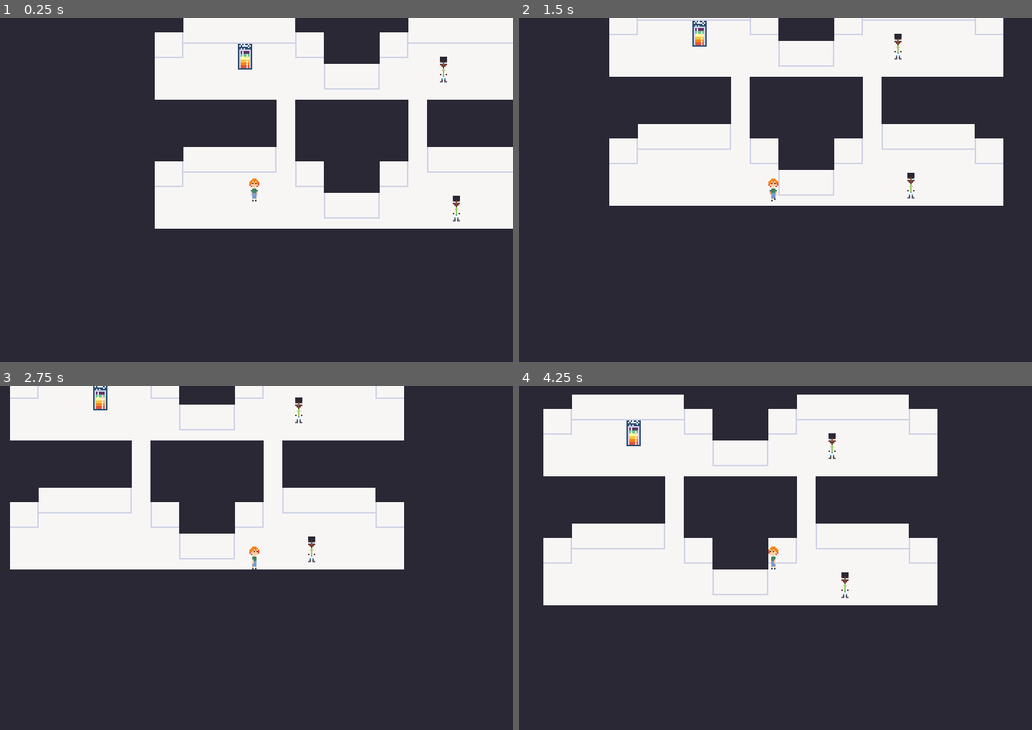
Above: before the commit, frames 1-4 (two rows, left to right).
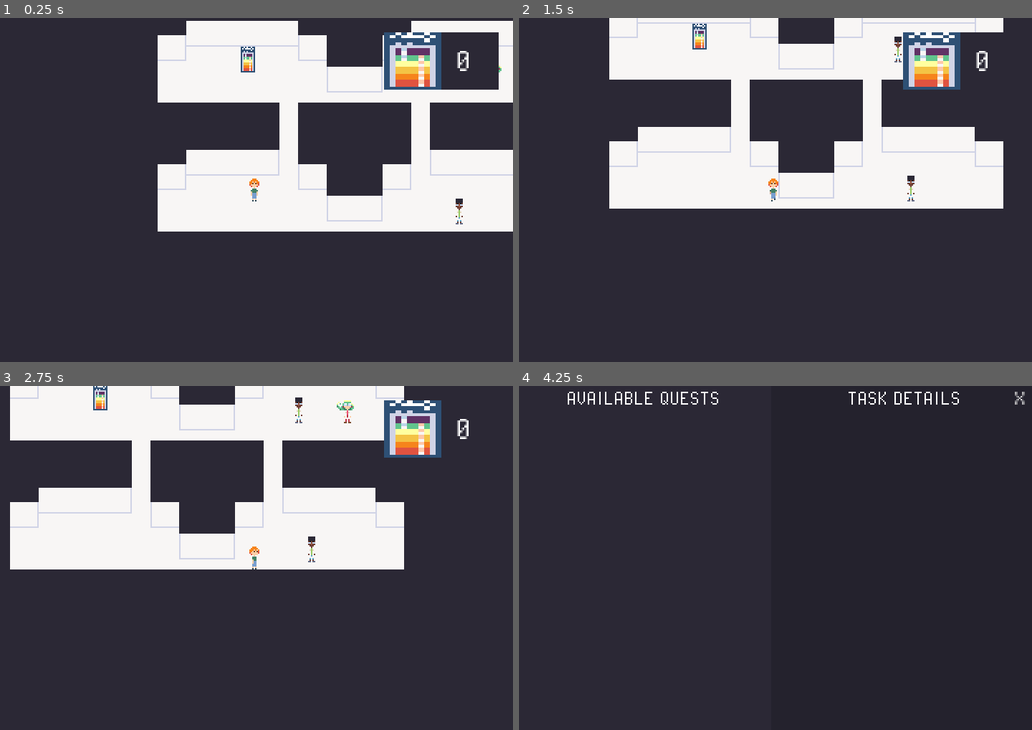
Above: after the commit, the same moments.

Repository: m-msyk/godot_test_projects
Game: Godot game, scene res://scenes/f1.tscn
Two runs of this game, one before a commit and one after it. Both use one fixed random seed, a clock stepped at 60 frames per second and the inputs below.
Inputs:
- Up to frame 1 (0.25 s): no input
- Up to frame 2 (1.5 s): tap Enter at 0.5 s; hold D (right) 0.53-1.28 s; hold E (ui_interact) 0.53-1.28 s; hold S (down) from 1.28 s (still down); tap E (ui_interact) at 1.35 s
- Up to frame 3 (2.75 s): tap Space at 2 s; release S (down) at 2.03 s; hold D (right) from 2.03 s (still down); hold E (ui_interact) from 2.03 s (still down)
- Up to frame 4 (4.25 s): release D (right) at 2.78 s; release E (ui_interact) at 2.78 s; hold W (up) 2.78-3.53 s; tap E (ui_interact) at 2.85 s; tap Enter at 3.5 s; hold A (left) from 3.53 s (still down); hold E (ui_interact) from 3.53 s (still down); tap Q (ui_quest_menu, bound only after the commit) at 4.15 s

The runs differ from the first frame. In frame 1, 8.1% of the frame differs, in the area x 30-100%, y 0-63%; in frame 2, 5.9%; in frame 3, 2.0%; in frame 4, 33%, in the area x 4-99%, y 1-64%.

Commit message:
quest dialogue complete

Diff:
--- a/260208-cc/project.godot
+++ b/260208-cc/project.godot
@@ -54,6 +54,11 @@
 "events": [Object(InputEventKey,"resource_local_to_scene":false,"resource_name":"","device":-1,"window_id":0,"alt_press …(192 unchanged characters)…
 ]
 }
+ui_quest_menu={
+"deadzone": 0.2,
+"events": [Object(InputEventKey,"resource_local_to_scene":false,"resource_name":"","device":-1,"window_id":0,"alt_pressed":false,"shift_pressed":false,"ctrl_pressed":false,"meta_pressed":false,"pressed":false,"keycode":0,"physical_keycode":81,"key_label":0,"unicode":113,"location":0,"echo":false,"script":null)
+]
+}
 
 [physics]
 
--- a/260208-cc/resources/quests/quests.gd
+++ b/260208-cc/resources/quests/quests.gd
@@ -6,6 +6,7 @@
 
 @export var quest_id: String
 @export var quest_name: String
+@export var quest_description: String
 @export var state: String = "not_started"
 @export var unlock_id: String
 @export var objectives: Array[Objectives] = []
--- a/260208-cc/scenes/f1.tscn
+++ b/260208-cc/scenes/f1.tscn
@@ -2,9 +2,71 @@
 
 [ext_resource type="PackedScene" uid="uid://w8e61707f30u" path="res://scenes/player.tscn" id="1_anvyr"]
 [ext_resource type="Texture2D" uid="uid://c3wsjhhyipwr3" path="res://images/sample_room.png" id="2_3yxhr"]
+[ext_resource type="Script" uid="uid://b7ruwq0ua0fxy" path="res://resources/quests/quests.gd" id="3_5j50b"]
 [ext_resource type="PackedScene" uid="uid://cjiaxn4wt7a0c" path="res://scenes/npc.tscn" id="3_npr0n"]
+[ext_resource type="Script" uid="uid://b846ydm8dqpfe" path="res://resources/quests/objectives.gd" id="4_6fqsl"]
 [ext_resource type="PackedScene" uid="uid://bqou2j8yajan4" path="res://scenes/quest_item.tscn" id="4_aenxq"]
-[ext_resource type="Texture2D" uid="uid://cvwxgwpug1aq5" path="res://images/wall_elevatorposter.png" id="4_cibrc"]
+[ext_resource type="Script" uid="uid://bpyrfh7b0y76i" path="res://resources/quests/rewards.gd" id="5_wkq6p"]
+[ext_resource type="Script" uid="uid://cj7jp1h00twxs" path="res://scripts/quests/quest_item.gd" id="8_wkq6p"]
+[ext_resource type="Texture2D" uid="uid://cvwxgwpug1aq5" path="res://images/wall_elevatorposter.png" id="9_vadke"]
+[ext_resource type="Texture2D" uid="uid://dcplaexf4ip7y" path="res://images/researcher_02_idle_down.png" id="10_wkq6p"]
+
+[sub_resource type="Resource" id="Resource_vadke"]
+script = ExtResource("4_6fqsl")
+id = "npc_talk_01"
+description = "Talk to Will"
+target_id = "npc_2"
+target_type = "talk_to"
+objective_dialogue = "Oh hey man"
+metadata/_custom_type_script = "uid://b846ydm8dqpfe"
+
+[sub_resource type="Resource" id="Resource_2k25a"]
+script = ExtResource("4_6fqsl")
+id = "obj_collect_01"
+description = "Collect chili recipe"
+target_id = "item_regular"
+target_type = "collection"
+required_quantity = 5
+metadata/_custom_type_script = "uid://b846ydm8dqpfe"
+
+[sub_resource type="Resource" id="Resource_pcb5c"]
+script = ExtResource("5_wkq6p")
+reward_type = "signatures"
+metadata/_custom_type_script = "uid://bpyrfh7b0y76i"
+
+[sub_resource type="Resource" id="Resource_irvuv"]
+script = ExtResource("3_5j50b")
+quest_id = "npc_quest_01"
+quest_name = "Chili Dog"
+quest_description = "Ask Will about his imfamous chili recipe"
+unlock_id = "npc_1_1"
+objectives = Array[ExtResource("4_6fqsl")]([SubResource("Resource_vadke"), SubResource("Resource_2k25a")])
+rewards = Array[ExtResource("5_wkq6p")]([SubResource("Resource_pcb5c")])
+metadata/_custom_type_script = "uid://b7ruwq0ua0fxy"
+
+[sub_resource type="Resource" id="Resource_txd38"]
+script = ExtResource("4_6fqsl")
+id = "talk_npc_1"
+description = "Talk to Cole"
+target_id = "npc_1"
+target_type = "talk_to"
+objective_dialogue = "Brother my code is cooked. Thanks for asking though."
+metadata/_custom_type_script = "uid://b846ydm8dqpfe"
+
+[sub_resource type="Resource" id="Resource_r7owp"]
+script = ExtResource("5_wkq6p")
+reward_type = "signatures"
+metadata/_custom_type_script = "uid://bpyrfh7b0y76i"
+
+[sub_resource type="Resource" id="Resource_c07ig"]
+script = ExtResource("3_5j50b")
+quest_id = "npc_2_quest_01"
+quest_name = "Cole's Code"
+quest_description = "Ask Cole about his code"
+unlock_id = "npc_default"
+objectives = Array[ExtResource("4_6fqsl")]([SubResource("Resource_txd38")])
+rewards = Array[ExtResource("5_wkq6p")]([SubResource("Resource_r7owp")])
+metadata/_custom_type_script = "uid://b7ruwq0ua0fxy"
 
 [node name="F1" type="Node2D" unique_id=1996609949]
 
@@ -22,8 +84,7 @@
 metadata/_edit_lock_ = true
 
 [node name="Player" parent="." unique_id=64452286 instance=ExtResource("1_anvyr")]
-y_sort_enabled = true
-position = Vector2(112, 166)
+position = Vector2(110, 164)
 
 [node name="RoomBounds" type="StaticBody2D" parent="." unique_id=147479619]
 metadata/_edit_lock_ = true
@@ -62,18 +123,27 @@
 color = Color(0.16862746, 0.15686275, 0.20784314, 1)
 metadata/_edit_lock_ = true
 
-[node name="QuestItem" parent="." unique_id=915489349 instance=ExtResource("4_aenxq")]
-position = Vector2(105, 73)
-id = "elevator_poster"
-item_icon = ExtResource("4_cibrc")
-
 [node name="NPC" parent="." unique_id=1021928318 instance=ExtResource("3_npr0n")]
 y_sort_enabled = true
 position = Vector2(244, 83)
 npc_id = "npc_1"
+npc_name = "Cole"
+quests = Array[ExtResource("3_5j50b")]([SubResource("Resource_irvuv")])
 
 [node name="NPC2" parent="." unique_id=65796493 instance=ExtResource("3_npr0n")]
 y_sort_enabled = true
 position = Vector2(253, 180)
 npc_id = "npc_2"
-npc_name = "Cole"
+quests = Array[ExtResource("3_5j50b")]([SubResource("Resource_c07ig")])
+
+[node name="QuestItem" parent="." unique_id=915489349 instance=ExtResource("4_aenxq")]
+position = Vector2(105, 73)
+script = ExtResource("8_wkq6p")
+item_id = "item_regular"
+item_quantity = 5
+item_icon = ExtResource("9_vadke")
+
+[node name="QuestItem2" parent="." unique_id=1406194358 instance=ExtResource("4_aenxq")]
+position = Vector2(276, 83)
+script = ExtResource("8_wkq6p")
+item_icon = ExtResource("10_wkq6p")
--- a/260208-cc/scenes/player.tscn
+++ b/260208-cc/scenes/player.tscn
@@ -312,8 +312,7 @@
 
 [node name="HUD" type="CanvasLayer" parent="." unique_id=233993740]
 
-[node name="Coins" type="ColorRect" parent="HUD" unique_id=333622955]
-visible = false
+[node name="Signatures" type="ColorRect" parent="HUD" unique_id=333622955]
 anchors_preset = 1
 anchor_left = 1.0
 anchor_right = 1.0
@@ -324,13 +323,13 @@
 grow_horizontal = 0
 color = Color(0.16862746, 0.15686275, 0.20784314, 1)
 
-[node name="Icon" type="TextureRect" parent="HUD/Coins" unique_id=635344004]
+[node name="Icon" type="TextureRect" parent="HUD/Signatures" unique_id=635344004]
 layout_mode = 1
 offset_right = 40.0
 offset_bottom = 40.0
 texture = ExtResource("3_dqkch")
 
-[node name="Amount" type="Label" parent="HUD/Coins" unique_id=651919684]
+[node name="Amount" type="Label" parent="HUD/Signatures" unique_id=651919684]
 layout_mode = 1
 anchors_preset = 6
 anchor_left = 1.0
@@ -348,7 +347,6 @@
 vertical_alignment = 1
 
 [node name="QuestTracker" type="ColorRect" parent="HUD" unique_id=429139602]
-visible = false
 offset_left = 10.0
 offset_top = 10.0
 offset_right = 110.0
--- a/260208-cc/scenes/quest_item.tscn
+++ b/260208-cc/scenes/quest_item.tscn
@@ -1,11 +1,8 @@
 [gd_scene format=3 uid="uid://bqou2j8yajan4"]
-
-[ext_resource type="Script" uid="uid://cj7jp1h00twxs" path="res://scripts/quests/quest_item.gd" id="1_5hayv"]
 
 [sub_resource type="CircleShape2D" id="CircleShape2D_p7op5"]
 
-[node name="QuestItem" type="Area2D" unique_id=915489349 groups=["item"]]
-script = ExtResource("1_5hayv")
+[node name="QuestItem" type="Area2D" unique_id=840771288 groups=["item"]]
 
 [node name="CollisionShape2D" type="CollisionShape2D" parent="." unique_id=1311645137]
 shape = SubResource("CircleShape2D_p7op5")
--- a/260208-cc/scenes/quests/quest_ui.tscn
+++ b/260208-cc/scenes/quests/quest_ui.tscn
@@ -111,7 +111,7 @@
 [node name="QuestRewards" type="VBoxContainer" parent="CanvasLayer/Panel/Contents/Details/QuestDetails" unique_id=1106513944]
 layout_mode = 2
 
-[node name="Close" type="Button" parent="CanvasLayer/Panel" unique_id=158377006]
+[node name="CloseButton" type="Button" parent="CanvasLayer/Panel" unique_id=158377006]
 layout_mode = 1
 anchors_preset = 1
 anchor_left = 1.0
@@ -124,3 +124,5 @@
 theme_override_font_sizes/font_size = 20
 text = "x"
 flat = true
+
+[connection signal="pressed" from="CanvasLayer/Panel/CloseButton" to="." method="_on_close_button_pressed"]
--- a/260208-cc/scripts/dialogue/dialogue_manager.gd
+++ b/260208-cc/scripts/dialogue/dialogue_manager.gd
@@ -7,21 +7,15 @@
 var npc: Node = null
 
 # Show dialogue with data
-func show_dialogue(npc, text = "", options = {}):
-	if text != "":
-		# Show empty box
-		dialogue_ui.show_dialogue(npc.npc_name, text, options)
+func show_dialogue(npc):
+	check_and_advance_branch()
+
+	var quest_dialogue = npc.get_quest_dialogue()
+	if quest_dialogue["text"] != "":
+		dialogue_ui.show_dialogue(npc.npc_name, quest_dialogue["text"], quest_dialogue["options"])
 	else:
-		# Show quest-related dialogues
-		var quest_dialogue = npc.get_quest_dialogue()
-		if quest_dialogue["text"] != "":
-			dialogue_ui.show_dialogue(npc.npc_name, quest_dialogue["text"], quest_dialogue["options"])
-
-		# Show non-quest-related dialogues
-		else:
-			var dialogue = npc.get_current_dialogue()
-			if dialogue == null:
-				return
+		var dialogue = npc.get_current_dialogue()
+		if dialogue:
 			dialogue_ui.show_dialogue(npc.npc_name, dialogue["text"], dialogue["options"])
 
 # Hide dialogue
@@ -32,28 +26,34 @@
 func handle_dialogue_choice(option):
 	# Get current dialogue branch
 	var current_dialogue = npc.get_current_dialogue()
-	if current_dialogue == null:
+	if not current_dialogue:
 		return
 
 	# Update state
 	var next_state = current_dialogue["options"].get(option, "start")
 	npc.set_dialogue_state(next_state)
+
 	# Handle state transitions
 	if next_state == "end":
-		if npc.current_branch_index < npc.dialogue_resource.get_npc_dialogue(npc.npc_id).size() - 1:
-			npc.set_dialogue_tree(npc.current_branch_index + 1)
-		hide_dialogue()
+		if all_quests_completed_for_branch(npc.current_branch_index):
+			advance_to_next_branch()
+		else:
+			dialogue_ui.show_dialogue(npc.npc_name, "Goodbye for now.", {"Okay": "Exit"})
 	elif next_state == "exit":
 		npc.set_dialogue_state("start")
 		hide_dialogue()
 	elif next_state == "give_quests":
-		if npc.dialogue_resource.get_npc_dialogue(npc.npc_id)[npc.current_branch_index]["branch_id"] == "npc_default":
-			offer_remaining_quests()
-		else:
-			offer_quests(npc.dialogue_resource.get_npc_dialogue(npc.npc_id)[npc.current_branch_index]["branch_id"])
+		offer_quests(npc.dialogue_resource.get_npc_dialogue(npc.npc_id)[npc.current_branch_index]["branch_id"])
 		show_dialogue(npc)
 	else:
 		show_dialogue(npc)
+
+func all_quests_completed_for_branch(branch_index):
+	var branch_id = npc.dialogue_resource.get_npc_dialogue(npc.npc_id)[branch_index]["branch_id"]
+	for quest in npc.quests:
+		if quest.unlock_id == branch_id and quest.state != "completed":
+			return false
+	return true
 
 # At branch, offer all currently available quests
 func offer_quests(branch_id: String):
@@ -66,3 +66,12 @@
 	for quest in npc.quests:
 		if quest.state == "not_started":
 			npc.offer_quest(quest.quest_id)
+
+func check_and_advance_branch():
+	if all_quests_completed_for_branch(npc.current_branch_index) and npc.current_branch_index < npc.dialogue_resource.get_npc_dialogue(npc.npc_id).size() - 1:
+		advance_to_next_branch()
+
+func advance_to_next_branch():
+	npc.set_dialogue_branch(npc.current_branch_index + 1)
+	npc.set_dialogue_state("start")
+	show_dialogue(npc)
--- a/260208-cc/scripts/dialogue/dialogue_ui.gd
+++ b/260208-cc/scripts/dialogue/dialogue_ui.gd
@@ -8,7 +8,7 @@
 @onready var dialogue_options = $CanvasLayer/Panel/DialogueBox/DialogueOptions
 
 func _ready() -> void:
-	hide_dialogue()
+	panel.visible = false
 
 # Show dialogue box
 func show_dialogue(speaker, text, options):
@@ -18,8 +18,8 @@
 	dialogue_text.text = text
 
 	# Remove existing options
-	for option in dialogue_options.get_children():
-		dialogue_options.remove_child(option)
+	for child in dialogue_options.get_children():
+		dialogue_options.remove_child(child)
 
 	# Populate options
 	for option in options.keys():
--- a/260208-cc/scripts/npc.gd
+++ b/260208-cc/scripts/npc.gd
@@ -2,12 +2,12 @@
 
 extends CharacterBody2D
 
+@onready var dialogue_manager = $DialogueManager
+
+# Dialogue variables
 @export var npc_id: String
 @export var npc_name: String
-
-# Dialogue variables
 @export var dialogue_resource: Dialogue
-@export var dialogue_manager: Node2D
 var current_state = "start"
 var current_branch_index = 0
 
@@ -23,7 +23,7 @@
 	dialogue_manager.npc = self
 	# Get quest manager
 	quest_manager = Global.player.quest_manager
-	print("NPC ready, Quests loaded: ", quests.size())
+	print("NPC ready. Quests loaded: ", quests.size())
 
 func start_dialogue():
 	var npc_dialogues = dialogue_resource.get_npc_dialogue(npc_id)
@@ -41,7 +41,7 @@
 	return null
 
 # Update dialogue branch
-func set_dialogue_tree(branch_index):
+func set_dialogue_branch(branch_index):
 	current_branch_index = branch_index
 	current_state = "start"
 
@@ -69,5 +69,4 @@
 			if objective.target_id == npc_id and objective.target_type == "talk_to" and not objective.is_completed:
 				if current_state == "start":
 					return {"text": objective.objective_dialogue, "options": {}}
-
 	return {"text": "", "options": {}}
--- a/260208-cc/scripts/player.gd
+++ b/260208-cc/scripts/player.gd
@@ -6,8 +6,8 @@
 @onready var animated_sprite =  $Sprite2D
 @onready var ray_cast_2d = $RayCast2D
 @onready var move_state_machine: AnimationNodeStateMachinePlayback = $AnimationTree.get("parameters/MoveStateMachine/playback")
-@onready var icon: TextureRect = $HUD/Coins/Icon
-@onready var amount: Label = $HUD/Coins/Amount
+@onready var icon: TextureRect = $HUD/Signatures/Icon
+@onready var amount: Label = $HUD/Signatures/Amount
 @onready var quest_tracker: ColorRect = $HUD/QuestTracker
 @onready var title: Label = $HUD/QuestTracker/Details/Title
 @onready var objectives: VBoxContainer = $HUD/QuestTracker/Details/Objectives
@@ -18,17 +18,18 @@
 @export var speed := 80
 var can_move = true
 
+# Dialogue & Quest variables
+var selected_quest: Quest = null
+var signature_amount = 0
+
 func _ready():
 	Global.player = self
 	quest_tracker.visible = false
+	update_signatures()
 
-func _physics_process(delta: float) -> void:
-	if can_move:
-		get_input()
-		velocity = direction * speed
-		move_and_slide()
-		animation()
-
+	# Signal connections
+	quest_manager.quest_updated.connect(_on_quest_updated)
+	quest_manager.objective_updated.connect(_on_objective_updated)
 
 # Input for movement
 func get_input():
@@ -37,6 +38,14 @@
 	# Turn raycast toward movement direction
 	if velocity != Vector2.ZERO:
 		ray_cast_2d.target_position = velocity.normalized() * 50
+
+# Movement and animation
+func _physics_process(_delta):
+	if can_move:
+		get_input()
+		velocity = direction * speed
+		move_and_slide()
+		animation()
 
 # Change animation based on input
 func animation():
@@ -48,18 +57,108 @@
 	else:
 		move_state_machine.travel('idle')
 
-func _input(event ) -> void:
+func _input(event) -> void:
 	# Interact with NPC / quest item
 	if can_move:
 		if event.is_action_pressed("ui_interact"):
 			var target = ray_cast_2d.get_collider()
 			if target != null:
 				if target.is_in_group("npc"):
-					print("I'm talking to an NPC!")
 					can_move = false
 					target.start_dialogue()
+					check_quest_objectives(target.npc_id, "talk_to")
 				elif target.is_in_group("item"):
-					print("I'm interacting with an item!")
-					# Todo: check if item is needed for quest
-					# Todo: remove item
-					target.start_interact()
+					if is_item_needed(target.item_id):
+						check_quest_objectives(target.item_id, "collection", target.item_quantity)
+						target.queue_free()
+					else:
+						print("Item not needed for any active quest.")
+
+		# Open/close quest log
+		if event.is_action_pressed("ui_quest_menu"):
+			quest_manager.show_quest_log()
+
+# Check if quest item is needed
+func is_item_needed(item_id: String) -> bool:
+	if selected_quest != null:
+		for objective in selected_quest.objectives:
+			if objective.target_id == item_id and objective.target_type == "collection" and not objective.is_completed:
+				return true
+	return false
+
+func check_quest_objectives(target_id: String, target_type: String, quantity: int = 1):
+	if selected_quest == null:
+		return
+
+	# Update objectives
+	var objective_updated = false
+	for objective in selected_quest.objectives:
+		if objective.target_id == target_id and objective.target_type == target_type and not objective.is_completed:
+			print("Completing objective for quest: ", selected_quest.quest_name)
+			selected_quest.complete_objective(objective.id, quantity)
+			objective_updated = true
+			break
+
+	# Provide rewards
+	if objective_updated:
+		if selected_quest.is_completed():
+			handle_quest_completion(selected_quest)
+
+		# Update UI
+		update_quest_tracker(selected_quest)
+
+# Player rewards
+func handle_quest_completion(quest: Quest):
+	for reward in quest.rewards:
+		if reward.reward_type == "signatures":
+			signature_amount += reward.reward_amount
+			update_signatures()
+	update_quest_tracker(quest)
+	quest_manager.update_quest(quest.quest_id, "completed")
+
+# Update signature UI
+func update_signatures():
+	amount.text = str(signature_amount)
+
+# Update tracker UI
+func update_quest_tracker(quest: Quest):
+	# If there's an active quest, populate tracker
+	if quest:
+		quest_tracker.visible = true
+		title.text = quest.quest_name
+
+		for child in objectives.get_children():
+			objectives.remove_child(child)
+
+		for objective in quest.objectives:
+			var label = Label.new()
+			var font = load("res://fonts/PixelOperator.ttf")
+			label.add_theme_font_override("font", font)
+			label.add_theme_font_size_override("font_size", 16)
+			label.text = objective.description
+
+			var completed_color = Color(0.62, 0.912, 0.643, 1.0)
+			var incompleted_color = Color(0.848, 0.362, 0.249, 1.0)
+			if objective.is_completed:
+				label.add_theme_color_override("font_color", completed_color)
+			else:
+				label.add_theme_color_override("font_color", incompleted_color)
+
+			objectives.add_child(label)
+
+	# If no active quest, hide tracker
+	else:
+		quest_tracker.visible = false
+
+# Update tracker if quest is complete
+func _on_quest_updated(quest_id: String):
+	var quest = quest_manager.get_quest(quest_id)
+	if quest == selected_quest:
+		update_quest_tracker(quest)
+	selected_quest = null
+
+# Update tracker if objective is complete
+func _on_objective_updated(quest_id: String, objective_id: String):
+	if selected_quest and selected_quest.quest_id == quest_id:
+		update_quest_tracker(selected_quest)
+	selected_quest = null
--- a/260208-cc/scripts/quests/quest_item.gd
+++ b/260208-cc/scripts/quests/quest_item.gd
@@ -5,19 +5,16 @@
 
 @onready var sprite_2d = $Sprite2D
 
-@export var id := ""
-@export var item_quantity := 1
+@export var item_id: String = ""
+@export var item_quantity: int = 1
 @export var item_icon = Texture2D
 
 func _ready():
 	# Show texture in game
 	if not Engine.is_editor_hint():
-		sprite_2d.texture =  item_icon
+		sprite_2d.texture = item_icon
 
 func _process(_delta):
 	# Show texture in engine
 	if Engine.is_editor_hint():
-		sprite_2d.texture = item_icon
-
-func start_interact():
-	print("I am an item!")
+		sprite_2d.set_texture(item_icon)
--- a/260208-cc/scripts/quests/quest_manager.gd
+++ b/260208-cc/scripts/quests/quest_manager.gd
@@ -2,6 +2,9 @@
 
 extends Node2D
 
+class_name QuestManager
+
+# Node references
 @onready var quest_ui: Control = $QuestUI
 
 # Signals
@@ -50,5 +53,5 @@
 		objective_updated.emit(quest_id, objective_id)
 
 # Show/hide quest log
-func show_hide_log():
+func show_quest_log():
 	quest_ui.show_hide_log()
--- a/260208-cc/scripts/quests/quest_ui.gd
+++ b/260208-cc/scripts/quests/quest_ui.gd
@@ -2,21 +2,31 @@
 
 extends Control
 
-@onready var panel: Panel = $CanvasLayer/Panel
-@onready var quest_list: VBoxContainer = $CanvasLayer/Panel/Contents/Details/QuestList
-@onready var quest_title: Label = $CanvasLayer/Panel/Contents/Details/QuestDetails/QuestTitle
-@onready var quest_description: Label = $CanvasLayer/Panel/Contents/Details/QuestDetails/QuestDescription
-@onready var quest_objectives: VBoxContainer = $CanvasLayer/Panel/Contents/Details/QuestDetails/QuestObjectives
-@onready var quest_rewards: VBoxContainer = $CanvasLayer/Panel/Contents/Details/QuestDetails/QuestRewards
+@onready var panel = $CanvasLayer/Panel
+@onready var quest_list = $CanvasLayer/Panel/Contents/Details/QuestList
+@onready var quest_title = $CanvasLayer/Panel/Contents/Details/QuestDetails/QuestTitle
+@onready var quest_description = $CanvasLayer/Panel/Contents/Details/QuestDetails/QuestDescription
+@onready var quest_objectives = $CanvasLayer/Panel/Contents/Details/QuestDetails/QuestObjectives
+@onready var quest_rewards = $CanvasLayer/Panel/Contents/Details/QuestDetails/QuestRewards
 
 var selected_quest: Quest = null
+var quest_manager
 
 func _ready():
 	panel.visible = false
+	clear_quest_details()
+
+	# Quest Manager/UI connection
+	quest_manager = get_parent()
+	quest_manager.quest_updated.connect(_on_quest_updated)
+	quest_manager.objective_updated.connect(_on_objectives_updated)
 
 # Show/hide quest log
 func show_hide_log():
 	panel.visible = !panel.visible
+	update_quest_list()
+	if selected_quest:
+		_on_quest_selected(selected_quest)
 
 # Populate quest list
 func update_quest_list():
@@ -26,10 +36,10 @@
 
 	# Populate with new items
 	var active_quests = get_parent().get_active_quests()
-	if active_quests.size():
+	if active_quests.size() == 0:
 		clear_quest_details()
-		# Global.player.selected_quest = null
-		# Global.player.update_quest_tracker(null)
+		Global.player.selected_quest = null
+		Global.player.update_quest_tracker(null)
 	else:
 		for quest in active_quests:
 			var button = Button.new()
@@ -39,8 +49,14 @@
 			button.pressed.connect(_on_quest_selected.bind(quest))
 			quest_list.add_child(button)
 
+	# Update quest tracker
+	Global.player.update_quest_tracker(selected_quest)
+
+
 func _on_quest_selected(quest: Quest):
 	selected_quest = quest
+	Global.player.selected_quest = quest
+
 	# Populate details
 	quest_title.text = quest.quest_name
 	quest_description.text = quest.quest_description
@@ -92,3 +108,24 @@
 
 	for child in quest_rewards.get_children():
 		quest_rewards.remove_child(child)
+
+# Trigger to update quest list
+func _on_quest_updated(quest_id: String):
+	if selected_quest and selected_quest.quest_id == quest_id:
+		_on_quest_selected(selected_quest)
+	else:
+		update_quest_list()
+	selected_quest = null
+	Global.player.selected_quest = null
+
+# Trigger to update quest details
+func _on_objectives_updated(quest_id: String, objectives_id: String):
+	if selected_quest and selected_quest.quest_id == quest_id:
+		_on_quest_selected(selected_quest)
+	else:
+		update_quest_list()
+	selected_quest = null
+	Global.player.selected_quest = null
+
+func _on_close_button_pressed():
+	show_hide_log()
